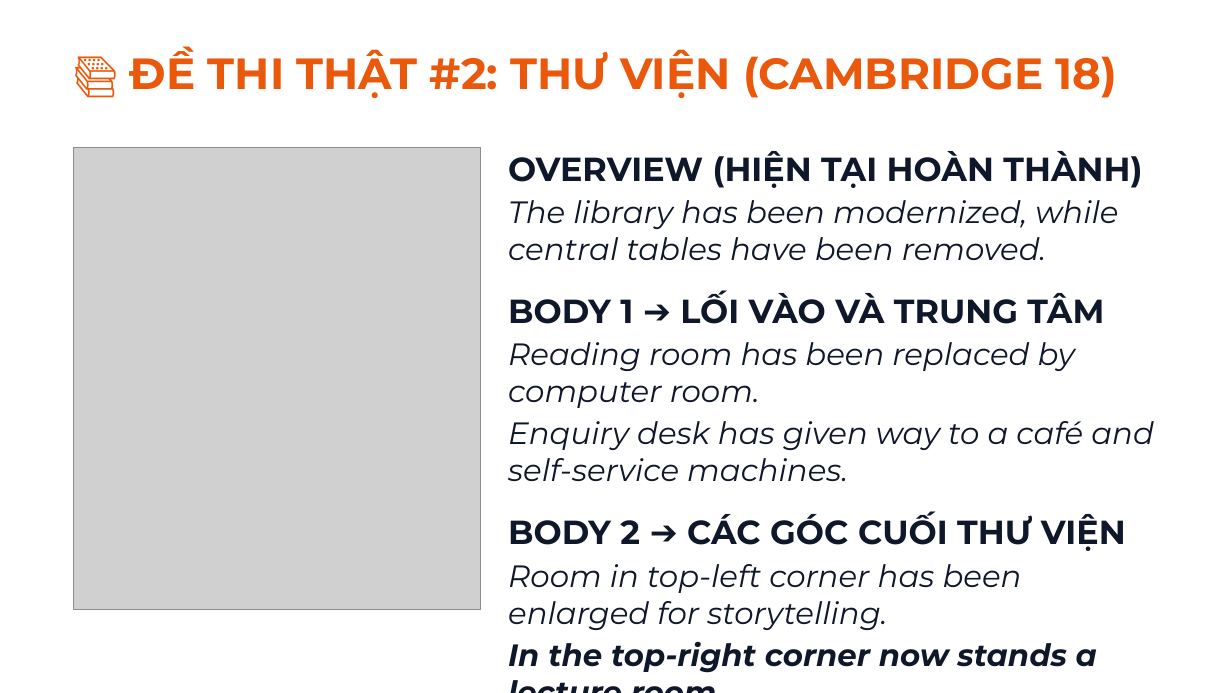
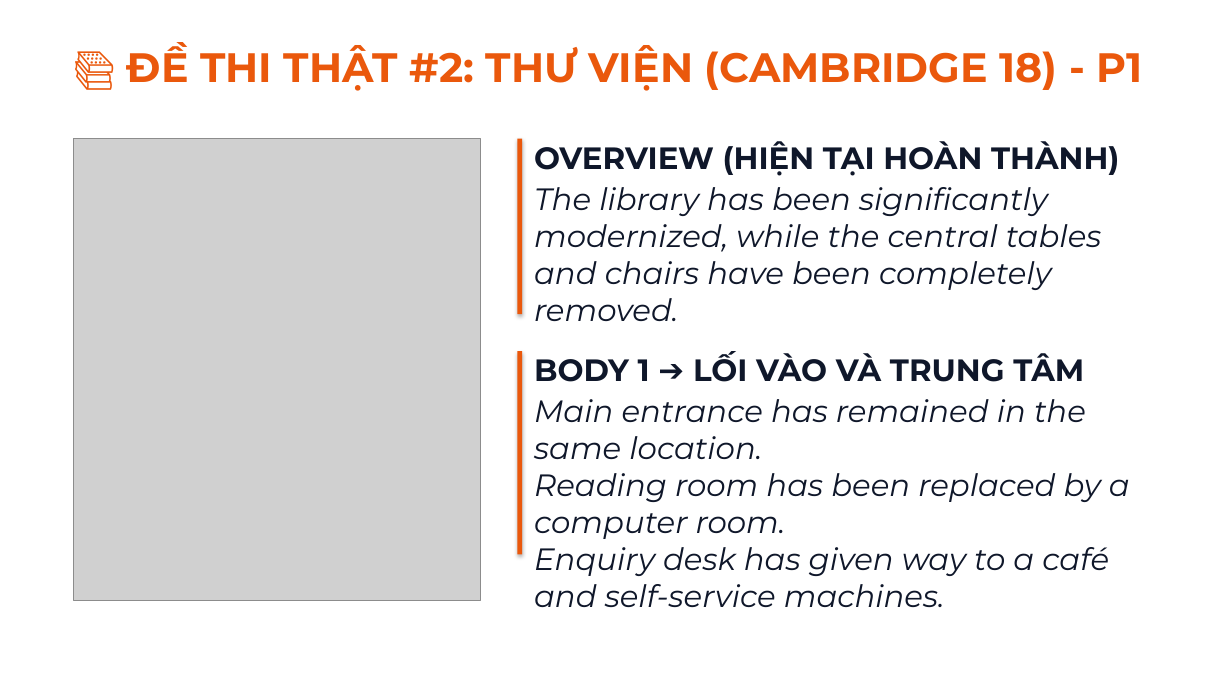
Before and after one commit to snowflake-vibing/KnowledgeLibrary, a slide deck: slide 11 of IELTS/07_YouTube_Studio/01_Slides_Writing_Task1_Map.pptx. Drawn at 1232x693 pixels with LibreOffice and Linux fonts; fonts in the diff are those of the drawing; grey boxes stand for pictures. Boxes give left, top, right and bottom in pixels: in the first picture for what was removed or moved away, otherwise in the second. Text is boxed around its words. In the diff, an @@ line names an element or a change of style, - is before the commit and + after.

Commit message:
style(slides): add quote accent bars, 1-emoji headings, and fix text overflow

```diff
--- a/IELTS/07_YouTube_Studio/01_Slides_Writing_Task1_Map.pptx
+++ b/IELTS/07_YouTube_Studio/01_Slides_Writing_Task1_Map.pptx
@@ text at <box>127,42,1143,91</box>: text changed; size 34 to 32 pt @@
-📚 ĐỀ THI THẬT #2: THƯ VIỆN (CAMBRIDGE 18)
+📚 ĐỀ THI THẬT #2: THƯ VIỆN (CAMBRIDGE 18) - P1
@@ picture: place and size @@
-picture at <box>74,148,481,610</box>
+picture at <box>74,139,481,601</box>
@@ rectangle added at <box>518,139,522,314</box>, fill #EA580C @@
@@ text added at <box>534,141,1119,321</box>, 24 pt, text #0F172A, italic @@
+OVERVIEW (HIỆN TẠI HOÀN THÀNH)
+The library has been significantly modernized, while the central tables and chairs have been completely removed.
@@ text at <box>508,151,1142,260</box>: paragraphs removed @@
-OVERVIEW (HIỆN TẠI HOÀN THÀNH)
-The library has been modernized, while central tables have been removed.
@@ rectangle added at <box>518,351,522,555</box>, fill #EA580C @@
@@ text at <box>534,352,1084,382</box>: size 26 to 24 pt in "BODY 1 ➔ LỐI VÀO VÀ TRUNG ..."; less space between paragraphs @@
@@ text "BODY 1 ➔ LỐI VÀO ...": place and size @@
-text "BODY 1 ➔ LỐI VÀO ..." at <box>508,151,1154,673</box>
+text "BODY 1 ➔ LỐI VÀO ..." at <box>534,352,1130,607</box>
@@ text at <box>534,399,1130,607</box>: text changed @@
-Reading room has been replaced by computer room.
-Enquiry desk has given way to a café and self-service machines.
-BODY 2 ➔ CÁC GÓC CUỐI THƯ VIỆN
-Room in top-left corner has been enlarged for storytelling.
-In the top-right corner now stands a lecture room.
+Main entrance has remained in the same location.
+Reading room has been replaced by a computer room.
+Enquiry desk has given way to a café and self-service machines.
```
Also in this commit, not shown: 10 other slides changed, 1 slide added, 2 other files.
